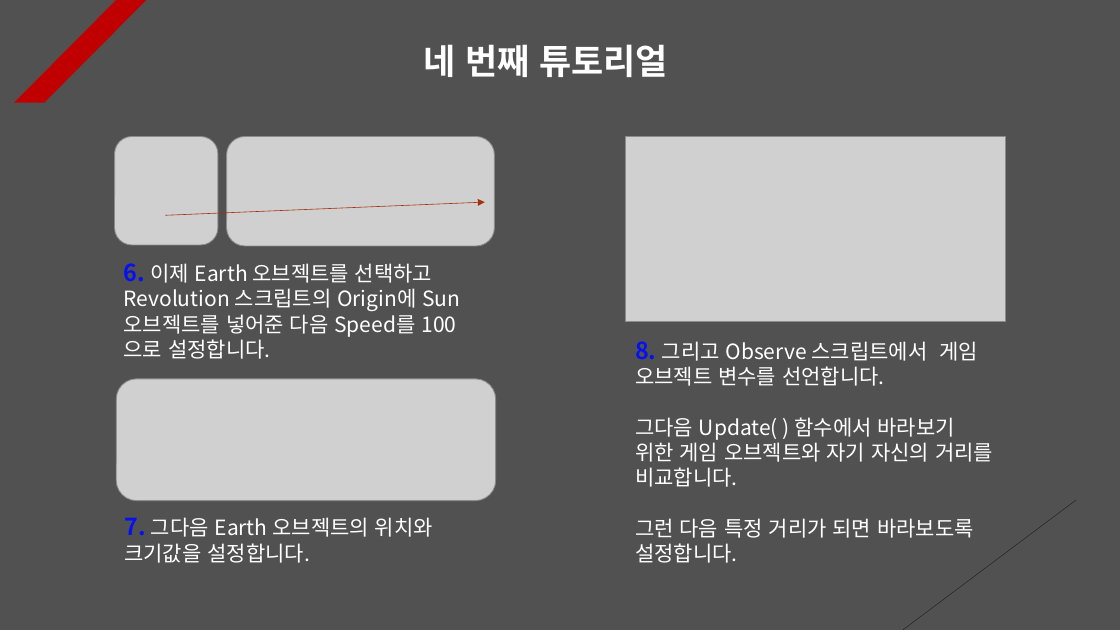
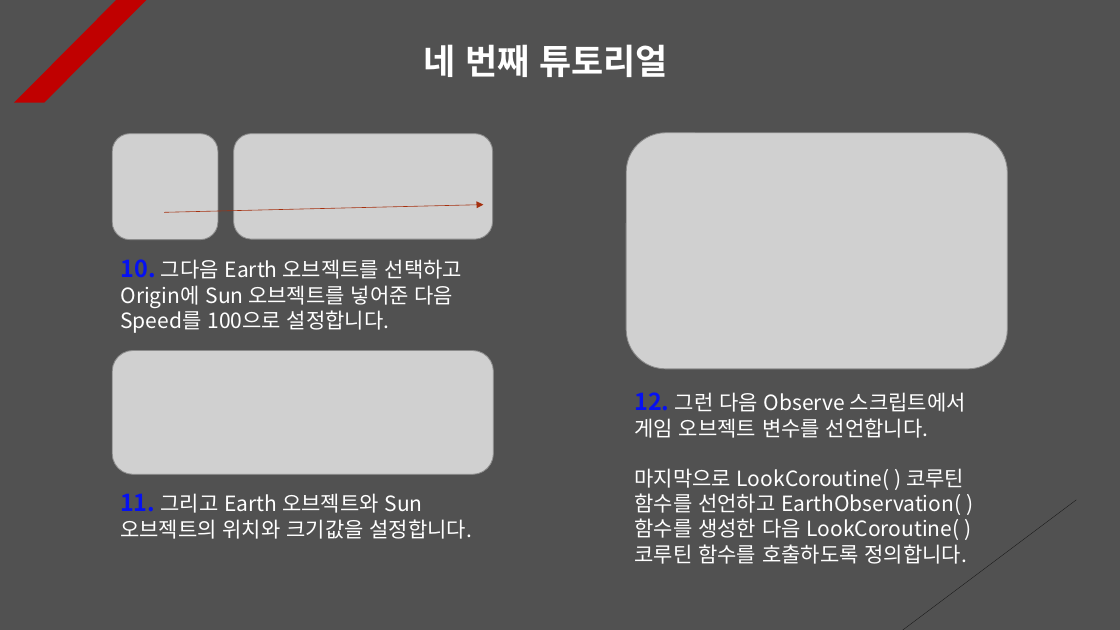
Before and after one commit to Unity2033/3D-UnityEngine, a slide deck: slide 5 of Assets/Class/Rotation/PPT Data/Rotation Example.pptx. Drawn at 1120x630 pixels with LibreOffice and Linux fonts; fonts in the diff are those of the drawing; grey boxes stand for pictures. Boxes give left, top, right and bottom in pixels: in the first picture for what was removed or moved away, otherwise in the second. Text is boxed around its words. In the diff, an @@ line names an element or a change of style, - is before the commit and + after.

```diff
--- a/Assets/Class/Rotation/PPT Data/Rotation Example.pptx
+++ b/Assets/Class/Rotation/PPT Data/Rotation Example.pptx
@@ picture: place and size @@
-picture at <box>114,136,218,245</box>
+picture at <box>113,134,218,239</box>
@@ picture: place and size @@
-picture at <box>227,136,495,245</box>
+picture at <box>234,134,492,239</box>
@@ picture: place and size @@
-picture at <box>625,136,1005,321</box>
+picture at <box>626,133,1007,369</box>
@@ text at <box>120,259,462,333</box>: text changed @@
-6. 이제 Earth 오브젝트를 선택하고 Revolution 스크립트의 Origin에 Sun 오브젝트를 넣어준 다음 Speed를 100으로 설정합니다.
+10. 그다음 Earth 오브젝트를 선택하고 Origin에 Sun 오브젝트를 넣어준 다음 Speed를 100으로 설정합니다.
@@ picture: place and size @@
-picture at <box>116,379,496,501</box>
+picture at <box>113,350,494,474</box>
@@ text at <box>634,392,967,564</box>: text changed @@
-8. 그리고 Observe 스크립트에서 게임 오브젝트 변수를 선언합니다.
-그다음 Update( ) 함수에서 바라보기 위한 게임 오브젝트와 자기 자신의 거리를 비교합니다.
-그런 다음 특정 거리가 되면 바라보도록 설정합니다.
+12. 그런 다음 Observe 스크립트에서 게임 오브젝트 변수를 선언합니다.
+마지막으로 LookCoroutine( ) 코루틴 함수를 선언하고 EarthObservation( ) 함수를 생성한 다음 LookCoroutine( ) 코루틴 함수를 호출하도록 정의합니다.
@@ text at <box>120,493,472,539</box>: text changed @@
-7. 그다음 Earth 오브젝트의 위치와 크기값을 설정합니다.
+11. 그리고 Earth 오브젝트와 Sun 오브젝트의 위치와 크기값을 설정합니다.
```
Also in this commit, not shown: 10 other slides changed, 1 slide added, 1 slide removed, 14 other files.
